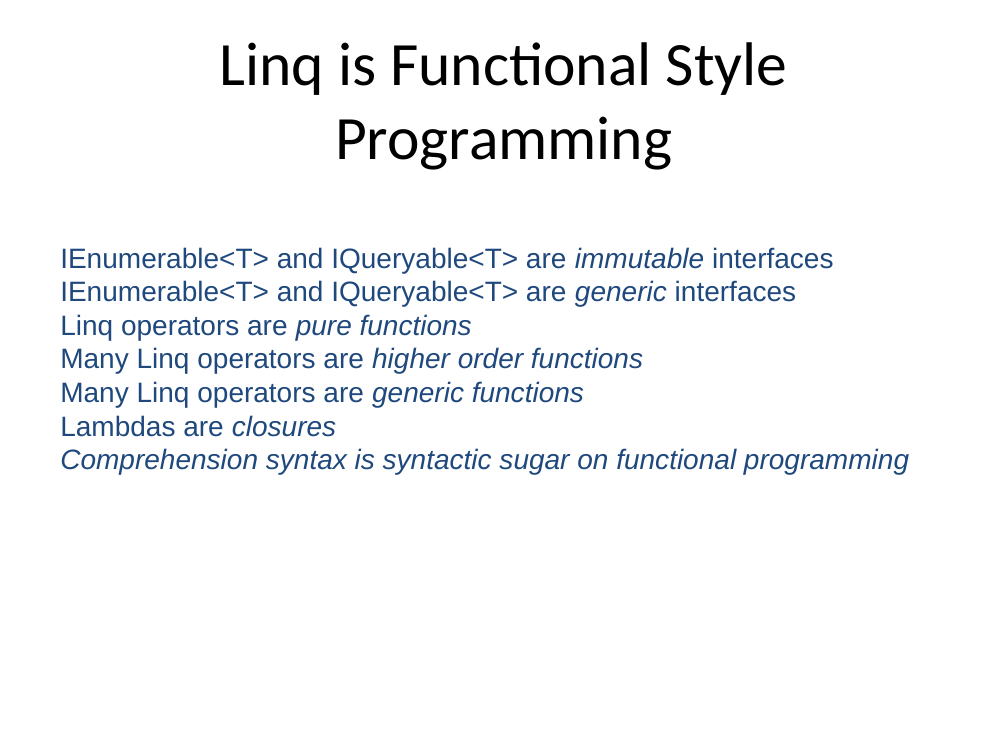
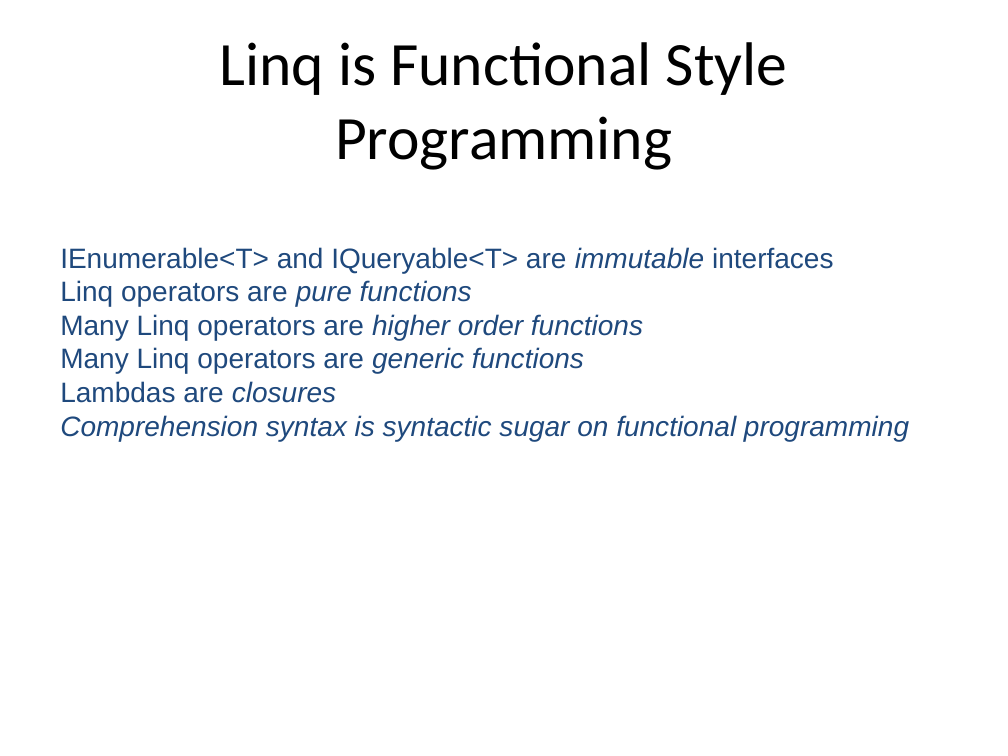
Before and after one commit to mlidbom/FSharpElevate, a slide deck: slide 13 of FSharp2.pptx (slide 10 before the commit). Drawn at 1008x756 pixels with LibreOffice and Linux fonts; fonts in the diff are those of the drawing. Boxes give left, top, right and bottom in pixels: in the first picture for what was removed or moved away, otherwise in the second. Text is boxed around its words. In the diff, an @@ line names an element or a change of style, - is before the commit and + after.

```diff
--- a/FSharp2.pptx
+++ b/FSharp2.pptx
@@ text in free at <box>60,280,796,306</box>: paragraph removed @@
-IEnumerable<T> and IQueryable<T> are generic interfaces
```
Also in this commit, not shown: 1 other file.
